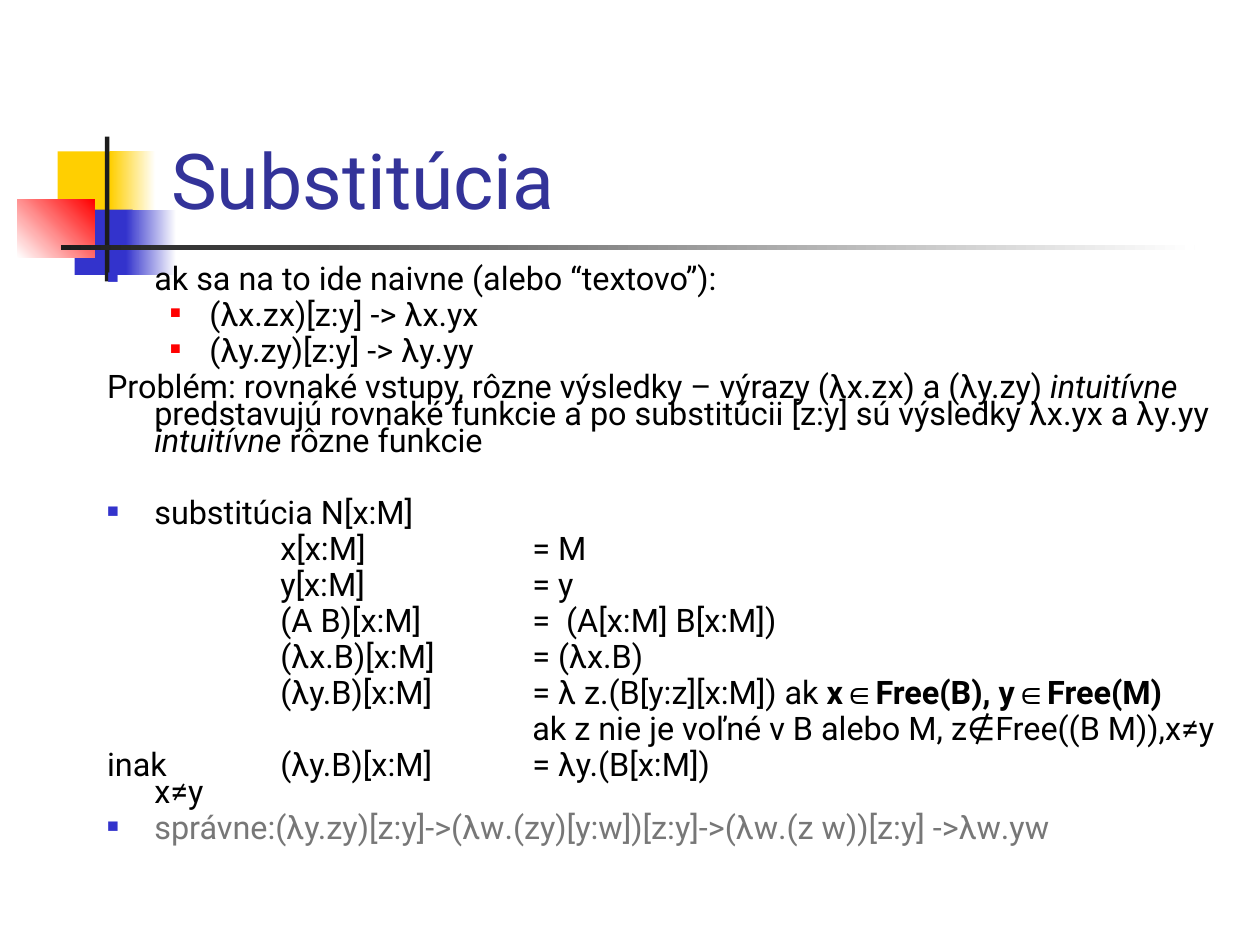
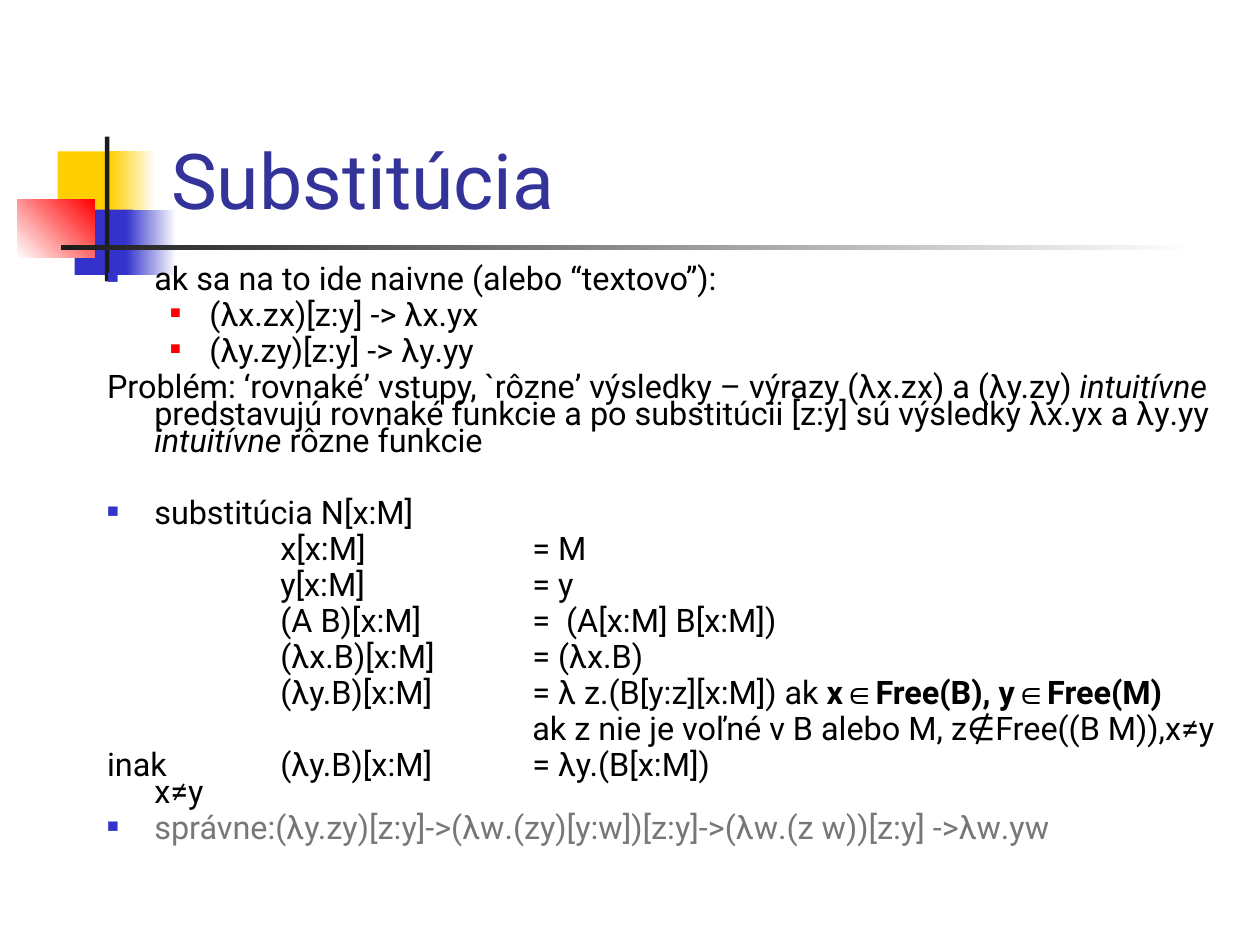
Before and after one commit to Funkcionalne/Prednasky, a slide deck: slide 14 of 05/05_fpro.ppt (slide 12 before the commit). Drawn at 1260x945 pixels with LibreOffice and Linux fonts; fonts in the diff are those of the drawing. Boxes give left, top, right and bottom in pixels: in the first picture for what was removed or moved away, otherwise in the second. Text is boxed around its words. In the diff, an @@ line names an element or a change of style, - is before the commit and + after.

```diff
--- a/05/05_fpro.ppt
+++ b/05/05_fpro.ppt
@@ text at box(107, 372, 1208, 453): text changed @@
-Problém: rovnaké vstupy, rôzne výsledky – výrazy (λx.zx) a (λy.zy) intuitívne predstavujú rovnaké funkcie a po substitúcii [z:y] sú výsledky λx.yx a λy.yy intuitívne rôzne funkcie
+Problém: ‘rovnaké’ vstupy, `rôzne’ výsledky – výrazy (λx.zx) a (λy.zy) intuitívne predstavujú rovnaké funkcie a po substitúcii [z:y] sú výsledky λx.yx a λy.yy intuitívne rôzne funkcie
```
Also in this commit, not shown: 3 other slides changed, 2 slides added, 1 other file.
